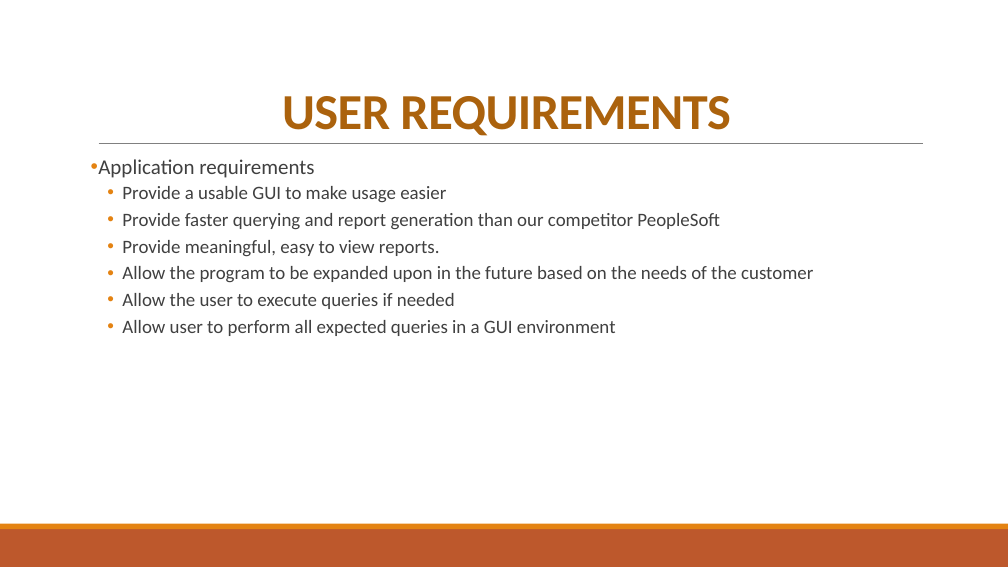
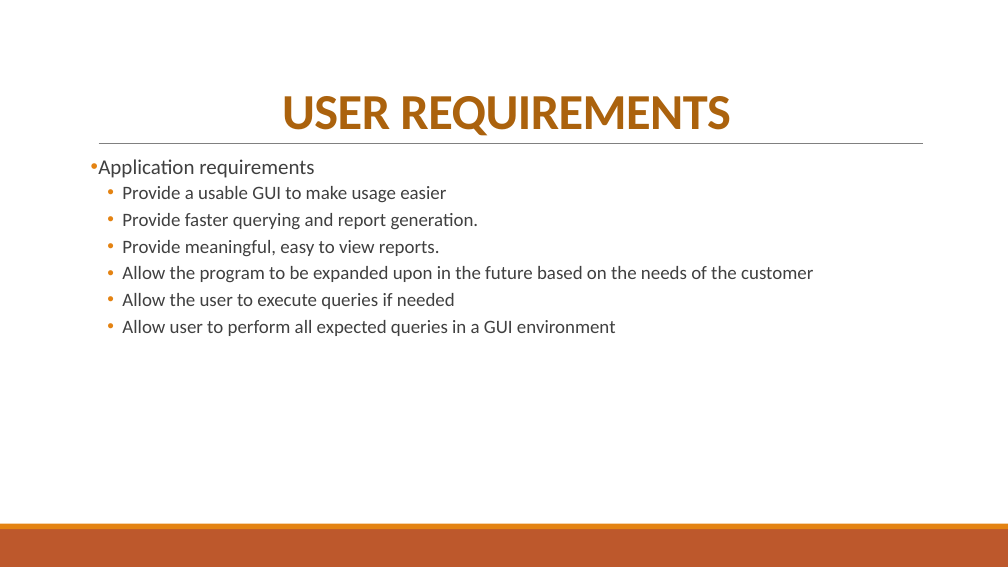
Before and after one commit to dellathefella/COSC457Project, a slide deck: slide 5 of Documentation/BCCC Presentation.pptx. Drawn at 1008x567 pixels with LibreOffice and Linux fonts; fonts in the diff are those of the drawing. Boxes give left, top, right and bottom in pixels: in the first picture for what was removed or moved away, otherwise in the second. Text is boxed around its words. In the diff, an @@ line names an element or a change of style, - is before the commit and + after.

```diff
--- a/Documentation/BCCC Presentation.pptx
+++ b/Documentation/BCCC Presentation.pptx
@@ text at box(122, 213, 479, 230): text changed @@
-  • Provide faster querying and report generation than our competitor PeopleSoft
+  • Provide faster querying and report generation.
```
Also in this commit, not shown: 4 other slides changed.
